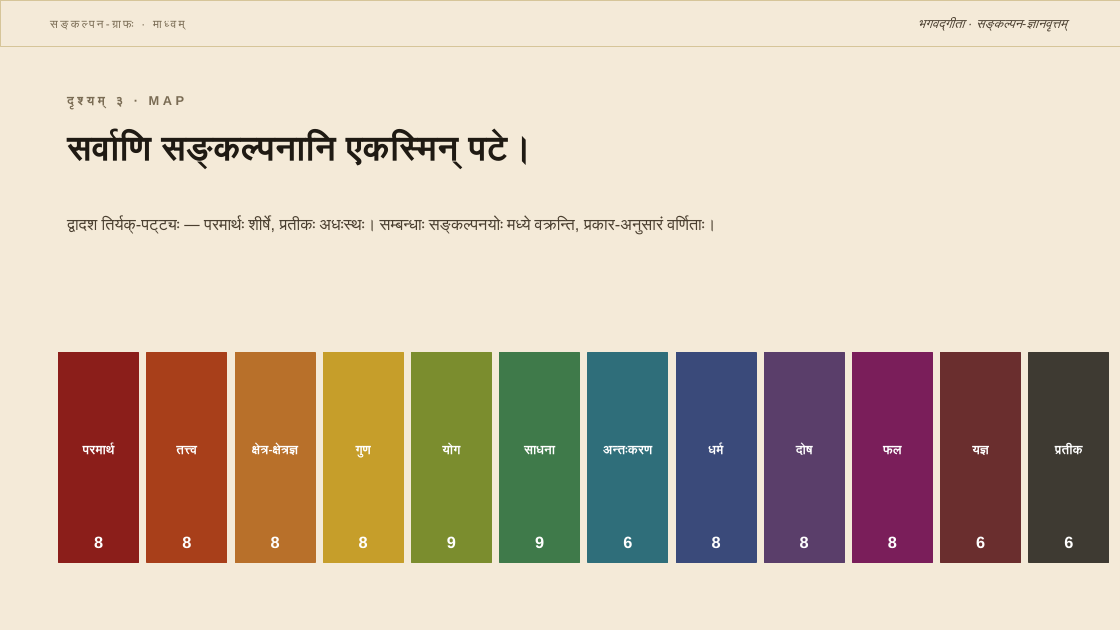
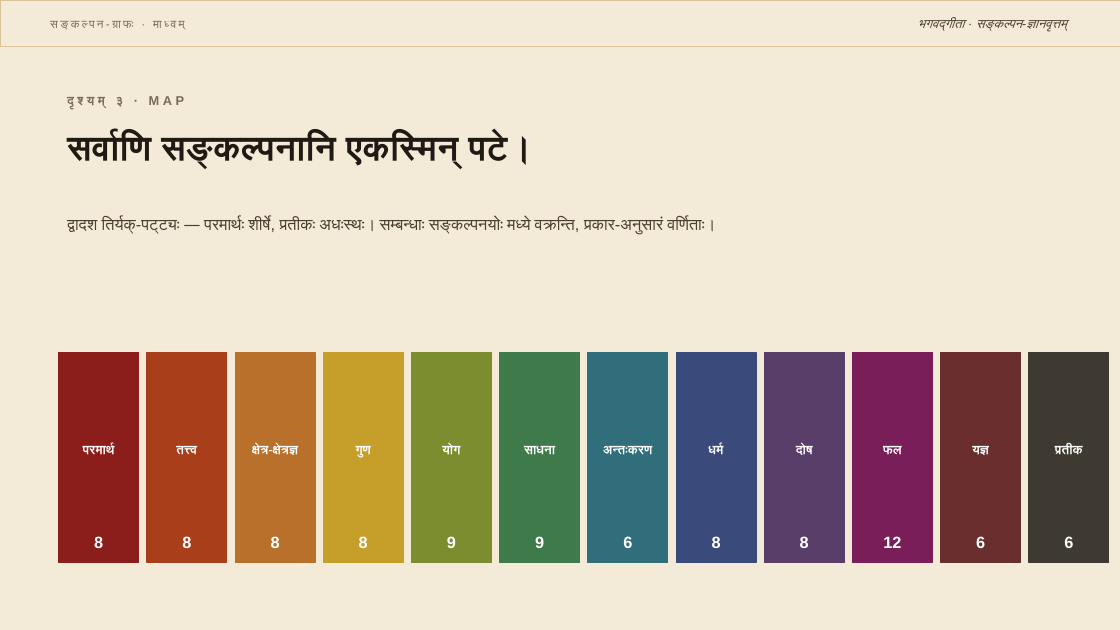
Before and after one commit to kvinayakpai/Bhagavadgita, a slide deck: slide 9 of decks/Bhagavadgita_Concept_KG_dev.pptx. Drawn at 1120x630 pixels with LibreOffice and Linux fonts; fonts in the diff are those of the drawing. Boxes give left, top, right and bottom in pixels: in the first picture for what was removed or moved away, otherwise in the second. Text is boxed around its words. In the diff, an @@ line names an element or a change of style, - is before the commit and + after.

```diff
--- a/decks/Bhagavadgita_Concept_KG_dev.pptx
+++ b/decks/Bhagavadgita_Concept_KG_dev.pptx
@@ text at [883, 536, 901, 548]: text changed @@
-8
+12
```
Also in this commit, not shown: 3 other slides changed, 4 other files.
